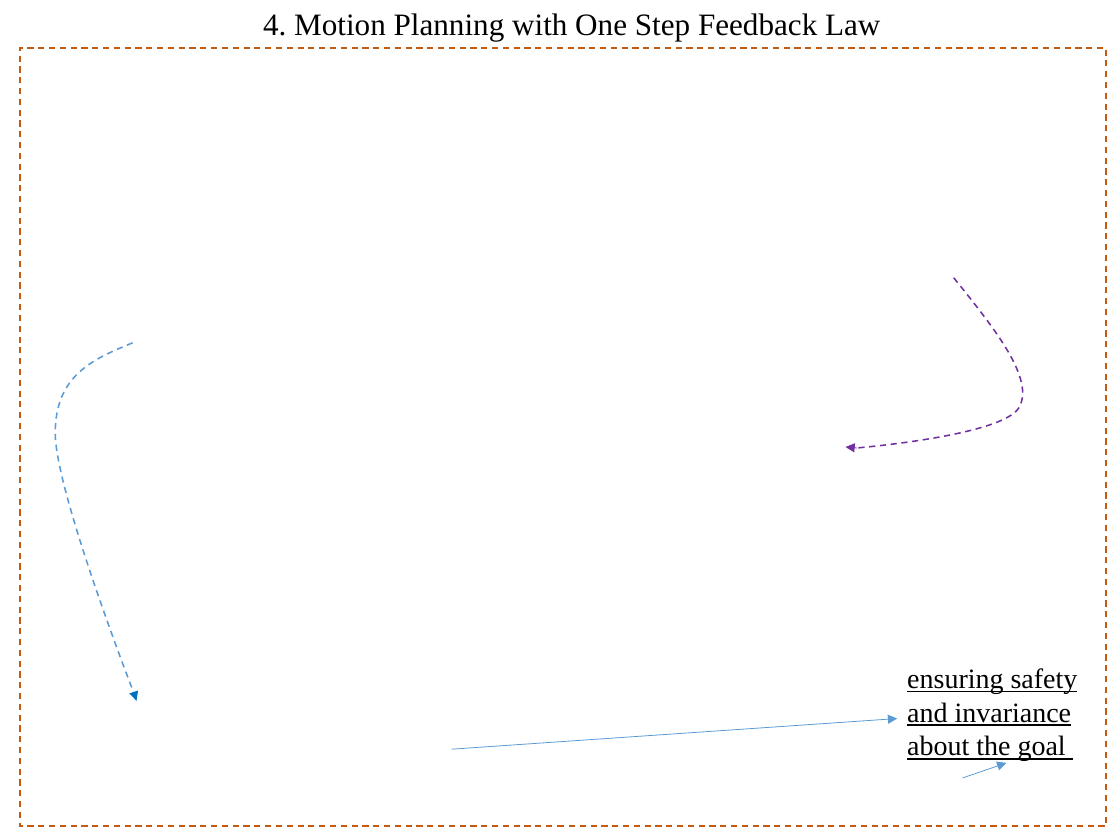
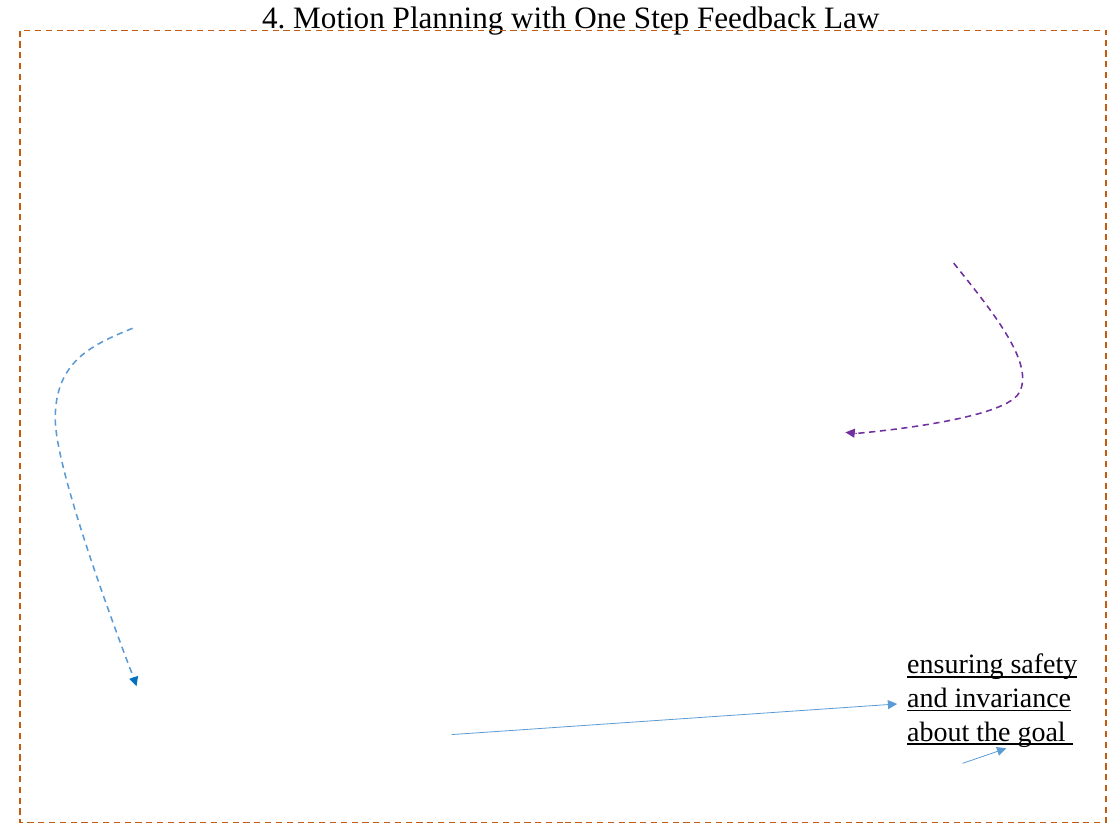
Before and after one commit to nicewang/niceproject, a slide deck: slide 4 of .github/niceproject/source/learning/robotics/lmtd_rrt.pptx. Drawn at 1120x840 pixels with LibreOffice and Linux fonts; fonts in the diff are those of the drawing; background and template pictures are left out. Boxes give left, top, right and bottom in pixels: in the first picture for what was removed or moved away, otherwise in the second. Text is boxed around its words. In the diff, an @@ line names an element or a change of style, - is before the commit and + after.

```diff
--- a/.github/niceproject/source/learning/robotics/lmtd_rrt.pptx
+++ b/.github/niceproject/source/learning/robotics/lmtd_rrt.pptx
@@ text "4. Motion Planning with One ...": place and size @@
-text "4. Motion Planning with One ..." at [263,13,880,41]
+text "4. Motion Planning with One ..." at [262,6,879,33]
@@ rectangle: place and size @@
-rectangle at [20,48,1107,827]
+rectangle at [20,30,1107,822]
@@ 4 arrows, 2 freeform shapes, 1 text: place and size @@
-4 arrows, 2 freeform shapes, 1 text at [55,278,1078,778]
+4 arrows, 2 freeform shapes, 1 text at [55,263,1078,764]
```
Also in this commit, not shown: 1 other slide changed, 4 other files.
